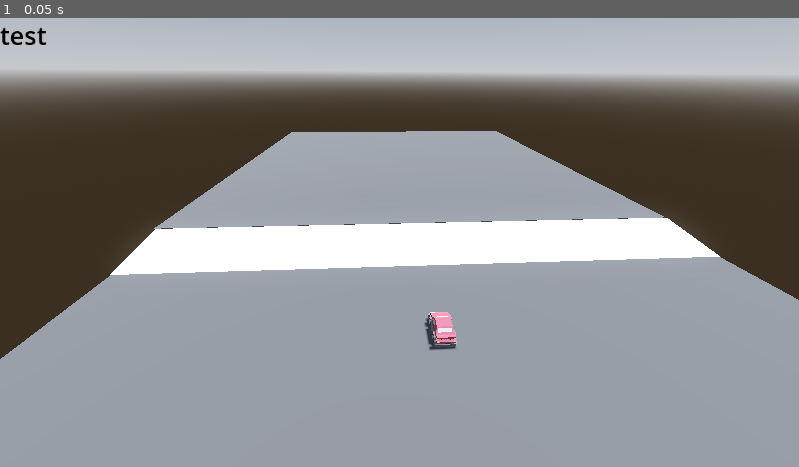
Above: before the commit, frame 1.
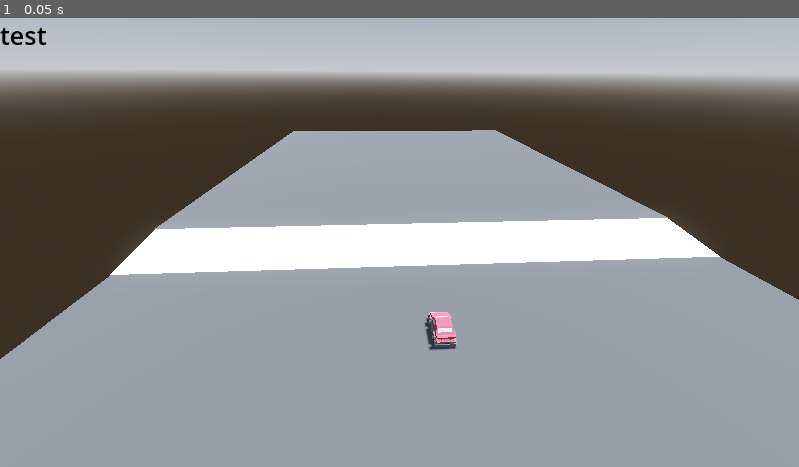
Above: after the commit, the same moment.

Repository: Giuseppe-code/RoboticSystemShuttle
Game: Godot game, scene res://cars/TestWorld.tscn
Same seed, same stepped clock (60 frames per second), same inputs: the game is played once before the commit and once after it.
Inputs:
- Up to frame 1 (0.05 s): no input

The runs differ from the first frame. In frame 1, 0.2% of the frame differs, in the area x 19-84%, y 24-47%.

Commit message:
fixed part 2 cart floating

Diff:
--- a/ackermann/cars/TestWorld.tscn
+++ b/ackermann/cars/TestWorld.tscn
@@ -1,7 +1,6 @@
 [gd_scene format=3 uid="uid://did66sy0183fg"]
 
 [ext_resource type="PackedScene" uid="uid://ux7g776v3tqy" path="res://cars/DemoCar.tscn" id="1"]
-[ext_resource type="Script" uid="uid://dbvgj8ha4yw" path="res://cars/mesh_instance_3d.gd" id="2_5qabv"]
 
 [sub_resource type="ProceduralSkyMaterial" id="ProceduralSkyMaterial_s5t8w"]
 
@@ -19,7 +18,7 @@
 
 [sub_resource type="PlaneMesh" id="2"]
 material = SubResource("1")
-size = Vector2(50, 50)
+size = Vector2(51, 50)
 
 [sub_resource type="ConvexPolygonShape3D" id="3"]
 points = PackedVector3Array(-25.1366, 0.136612, -25.1366, -25.1366, 0.136612, 25.1366, 25.1366, 0.136612, -25.1366, 25.1366, 0.136612, 25.1366)
@@ -35,7 +34,7 @@
 [sub_resource type="StandardMaterial3D" id="StandardMaterial3D_51iks"]
 
 [sub_resource type="BoxShape3D" id="BoxShape3D_uwhkb"]
-size = Vector3(6, 0.1, 50)
+size = Vector3(6, 0.1, 6.2)
 
 [sub_resource type="PhysicsMaterial" id="PhysicsMaterial_51iks"]
 
@@ -71,13 +70,12 @@
 text = "test"
 
 [node name="Ramp" type="StaticBody3D" parent="." unique_id=2035222282]
-transform = Transform3D(0.9890158, -0.14780939, 0, 0.14780939, 0.9890158, 0, 0, 0, 1, 10, 0.5, 0)
+transform = Transform3D(0.9890159, -0.1478094, 0, 0.1478094, 0.9890159, 0, 0, 0, 1, 10, 0.5, 0)
 physics_material_override = SubResource("PhysicsMaterial_5qabv")
 
 [node name="MeshInstance3D" type="MeshInstance3D" parent="Ramp" unique_id=741122659]
 mesh = SubResource("PlaneMesh_5qabv")
 surface_material_override/0 = SubResource("StandardMaterial3D_51iks")
-script = ExtResource("2_5qabv")
 
 [node name="CollisionShape3D" type="CollisionShape3D" parent="Ramp" unique_id=914977835]
 shape = SubResource("BoxShape3D_uwhkb")
@@ -87,7 +85,6 @@
 physics_material_override = SubResource("PhysicsMaterial_51iks")
 
 [node name="MeshInstance3D" type="MeshInstance3D" parent="SecondPlan" unique_id=1264357327]
-transform = Transform3D(1, 0, 0, 0, 1, 0, 0, 0, 1, -0.3296051, -0.03171277, -0.16152859)
 mesh = SubResource("2")
 
 [node name="CollisionShape3D" type="CollisionShape3D" parent="SecondPlan" unique_id=1051694174]
Not shown: 1 places in ackermann/cars/DemoCar.tscn that only renumber resources
Not shown, changed: controller/test_ackermann_trajectory.ipynb
Not shown, added: requirements.txt
Not shown, added: tests/test_ackermann_cargo_slope.py
